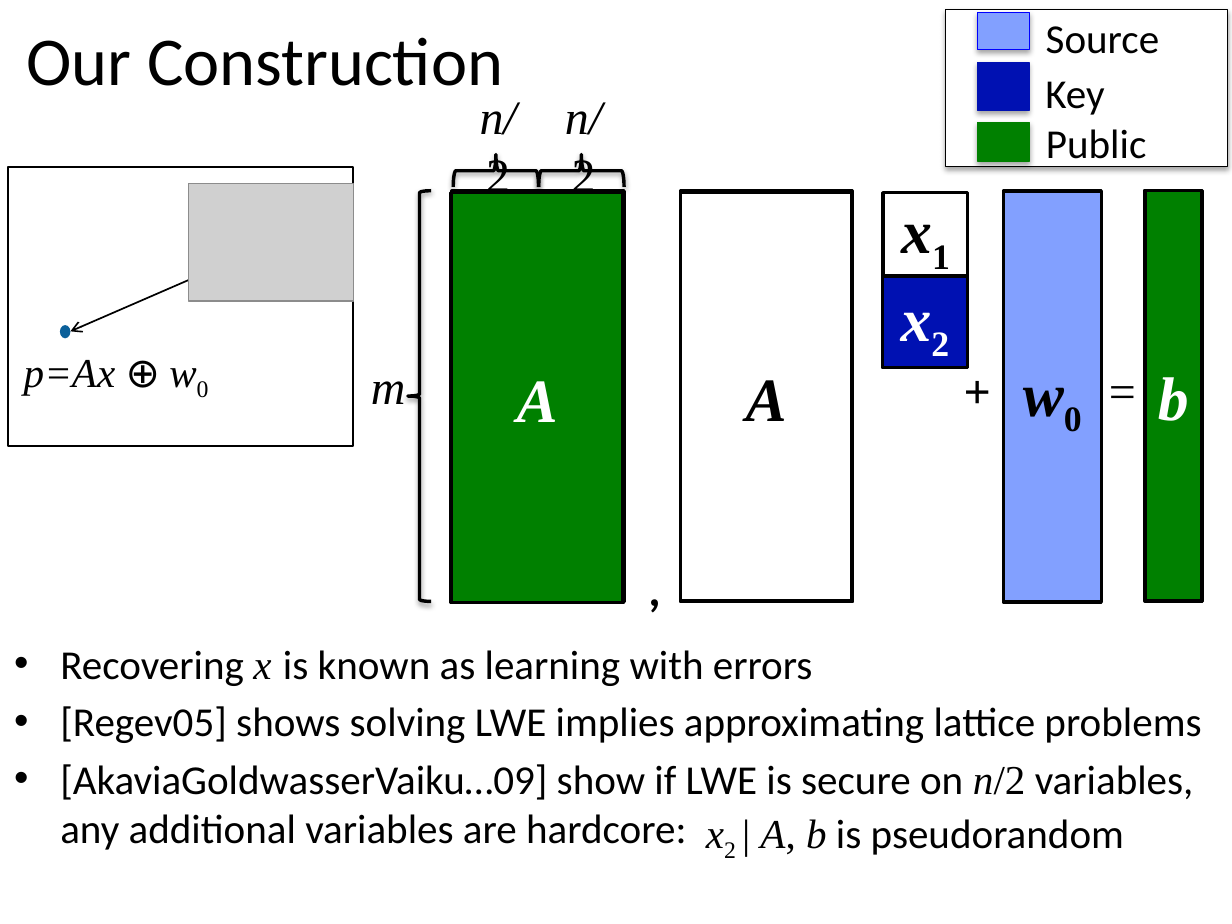
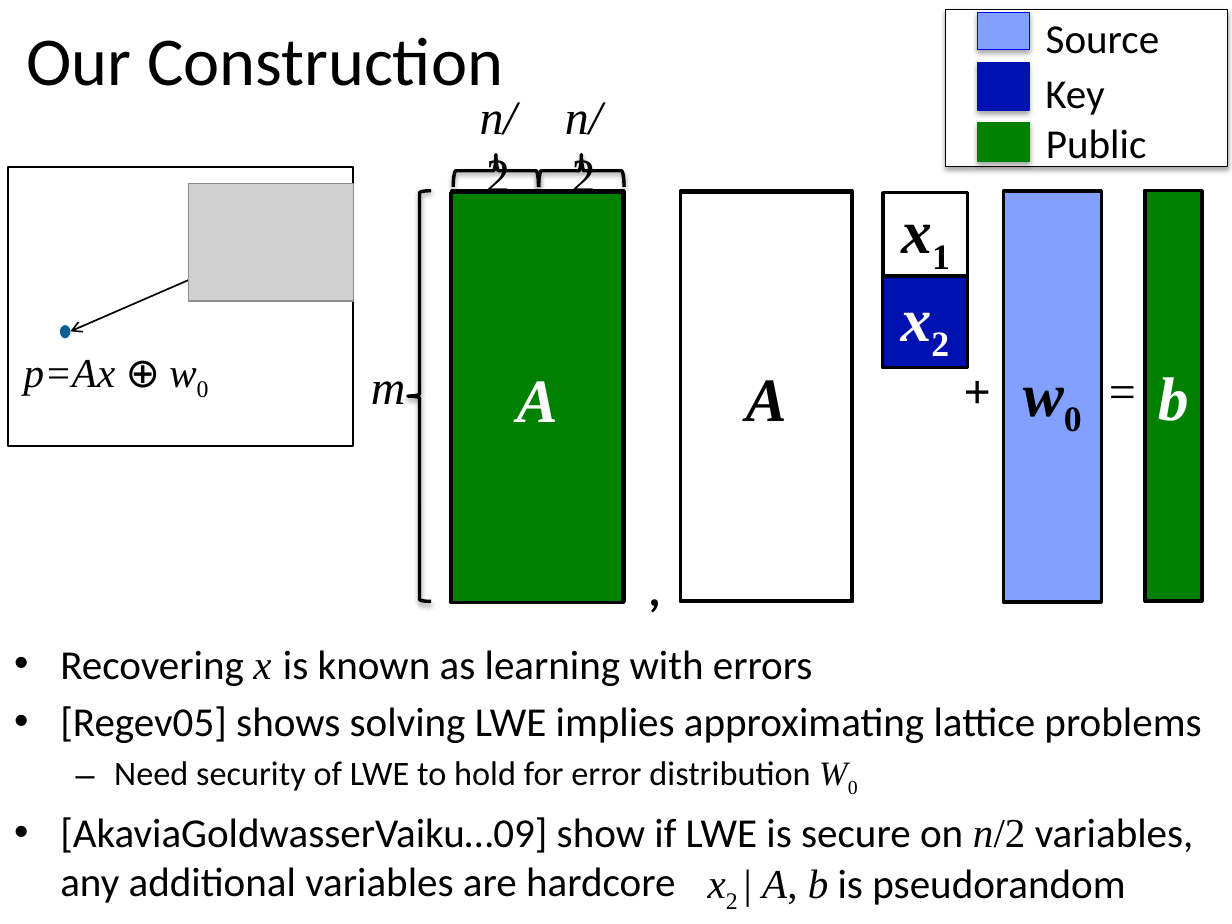
Before and after one commit to xianruimeng/comp-fuzzy-ext, a slide deck: slide 18 of ComputationalFuzzyExtractors-Asiacrypt.pptx (slide 20 before the commit). Drawn at 1232x924 pixels with LibreOffice and Linux fonts; fonts in the diff are those of the drawing; grey boxes stand for pictures. Boxes give left, top, right and bottom in pixels: in the first picture for what was removed or moved away, otherwise in the second. Text is boxed around its words. In the diff, an @@ line names an element or a change of style, - is before the commit and + after.

```diff
--- a/ComputationalFuzzyExtractors-Asiacrypt.pptx
+++ b/ComputationalFuzzyExtractors-Asiacrypt.pptx
@@ text at (60, 761, 1194, 903): text changed @@
-  • [AkaviaGoldwasserVaiku…09] show if LWE is secure on n/2 variables,
-    any additional variables are hardcore:
+  – Need security of LWE to hold for error distribution W0
+  • [AkaviaGoldwasserVaiku…09] show if LWE is secure on n/2 variables,
+    any additional variables are hardcore
@@ text "x2 | A, b is ...": place and size @@
-text "x2 | A, b is ..." at (760, 819, 1124, 855)
+text "x2 | A, b is ..." at (762, 869, 1125, 905)
```
Also in this commit, not shown: 11 other slides changed.
